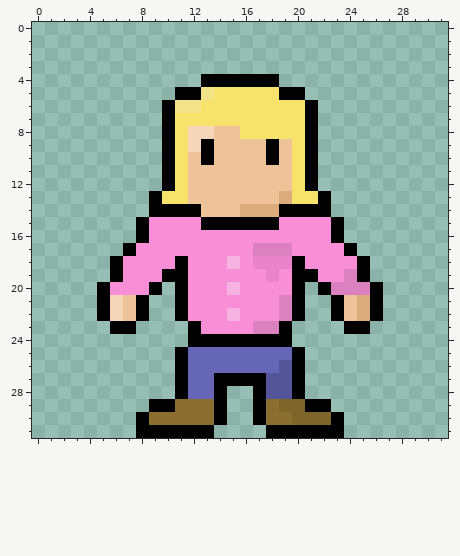
Edited in one commit: pixel-art sprite (Slime Mall/Assets/2D Art Assets/NPCs/Female NPC/NPCFemaleTemplate.png). Above is the file before it was changed.
The file is 32x32 pixels.
After the commit:
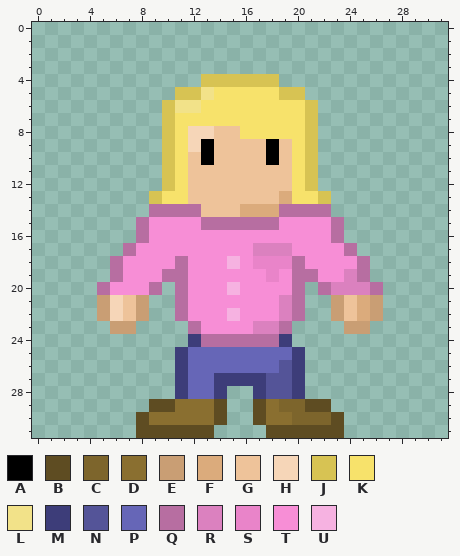
Palette (. is transparent): A #000000  B #5e4c22  C #7d652c  D #8a6f30  E #c99e74  F #dbab7c  G #eec39a  H #f6d6b8  J #d7c353  K #f7e26b  L #f2e289  M #3d3d79  N #545498  P #6666b7  Q #b76ea1  R #db81bf  S #e984c9  T #f78ed6  U #f6b2e1
The exact change:
@@ x 0..31 @@
  3 ................................
- 4 .............AAAAAA.............
- 5 ...........AALKKKKKAA...........
- 6 ..........ALLKKKKKKKKA..........
- 7 ..........AKKKKKKKKKKA..........
- 8 ..........AKHHGGKKKKKA..........
- 9 ..........AKHAGGGGAGKA..........
-10 ..........AKGAGGGGAGKA..........
-11 ..........AKGGGGGGGGKA..........
-12 ..........AKGGGGGGGGKA..........
-13 .........AKKGGGGGGGFKKA.........
-14 .........AAAAGGGFFFAAAA.........
-15 ........ATTTTAAAAAATTTTA........
-16 ........ATTTTTTTTTTTTTTA........
-17 .......ATTTTTTTTTRRRTTTTA.......
-18 ......ATTTTATTTUTSSSATTTTA......
-19 ......ATTTAATTTTTTSTAATTRA......
-20 .....ATTTA.ATTTUTTTTA.ARRRA.....
-21 .....AHGA..ATTTTTTTRA..AGFA.....
-22 .....AHGA..ATTTUTTTRA..AGFA.....
-23 ......AA....ATTTTRRA....AA......
-24 ............AAAAAAAA............
-25 ...........APPPPPPPPA...........
-26 ...........APPPPPPPNA...........
-27 ...........APPAAAANNA...........
-28 ...........APPA..ANNA...........
-29 .........AADDDA..ADCCAA.........
-30 ........ADDDDDA..ADDCCCA........
-31 ........AAAAAA....AAAAAA........
+ 4 .............JJJJJJ.............
+ 5 ...........JJLKKKKKJJ...........
+ 6 ..........JLLKKKKKKKKJ..........
+ 7 ..........JKKKKKKKKKKJ..........
+ 8 ..........JKHHGGKKKKKJ..........
+ 9 ..........JKHAGGGGAGKJ..........
+10 ..........JKGAGGGGAGKJ..........
+11 ..........JKGGGGGGGGKJ..........
+12 ..........JKGGGGGGGGKJ..........
+13 .........JKKGGGGGGGFKKJ.........
+14 .........QQQQGGGFFFQQQQ.........
+15 ........QTTTTQQQQQQTTTTQ........
+16 ........QTTTTTTTTTTTTTTQ........
+17 .......QTTTTTTTTTRRRTTTTQ.......
+18 ......QTTTTQTTTUTSSSQTTTTQ......
+19 ......QTTTQQTTTTTTSTQQTTRQ......
+20 .....QTTTQ.QTTTUTTTTQ.QRRRQ.....
+21 .....EHGE..QTTTTTTTRQ..EGFE.....
+22 .....EHGE..QTTTUTTTRQ..EGFE.....
+23 ......EE....QTTTTRRQ....EE......
+24 ............MQQQQQQM............
+25 ...........MPPPPPPPPM...........
+26 ...........MPPPPPPPNM...........
+27 ...........MPPMMMMNNM...........
+28 ...........MPPM..MNNM...........
+29 .........BBDDDB..BDCCBB.........
+30 ........BDDDDDB..BDDCCCB........
+31 ........BBBBBB....BBBBBB........
